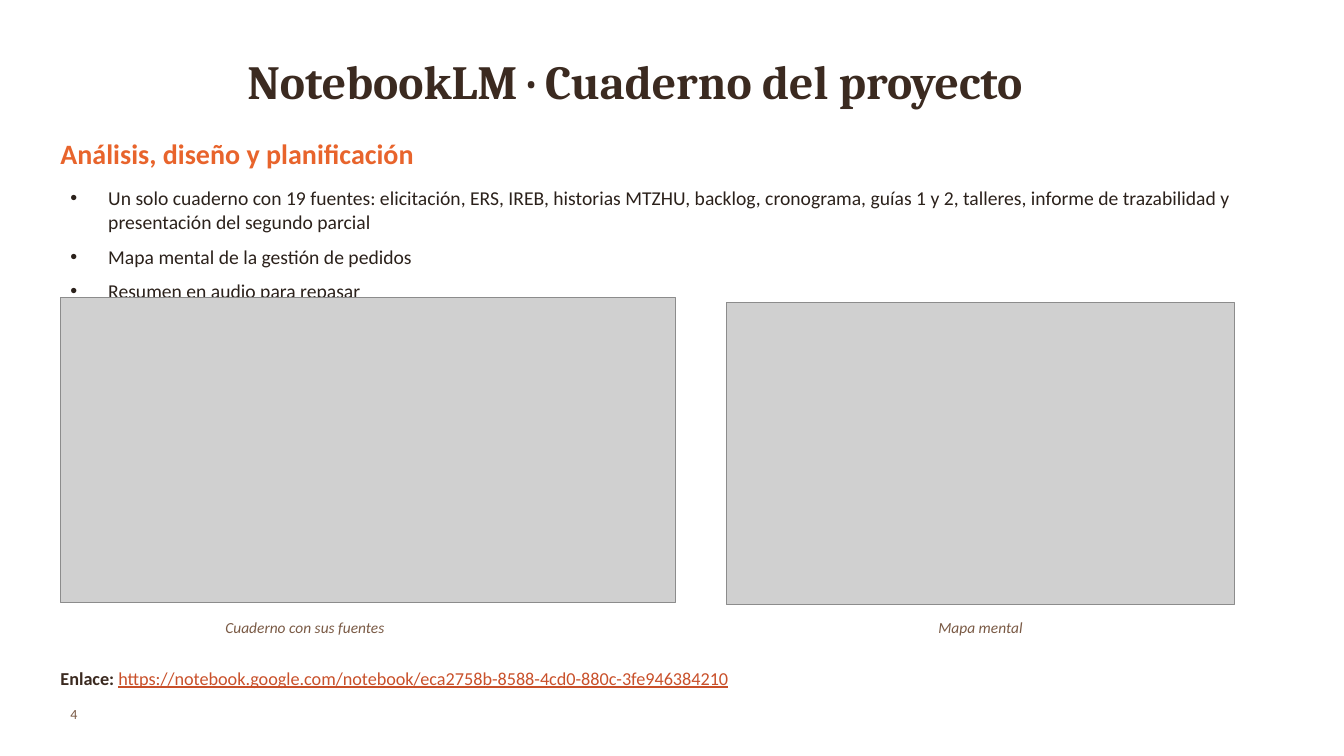
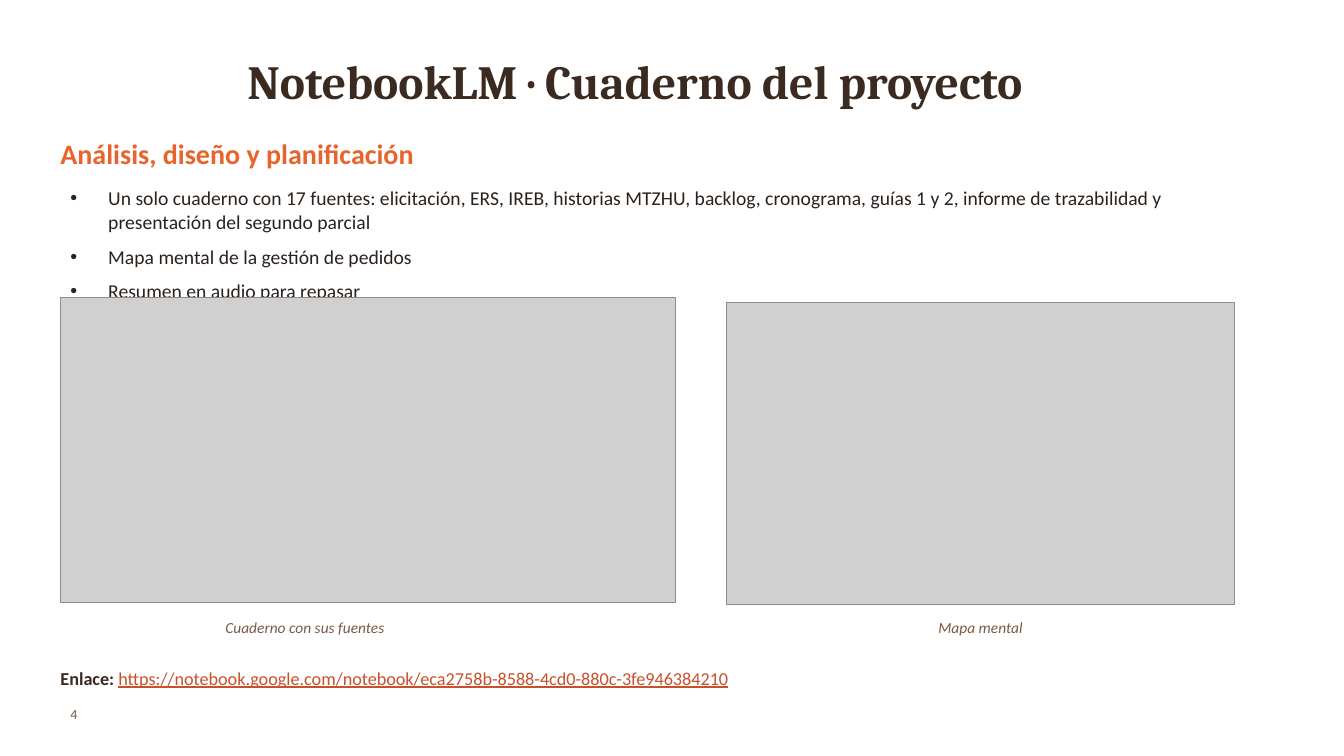
Before and after one commit to Ricardo-lainez/RicardoLainez36838_G5_ADSW, a slide deck: slide 4 of Informe final/Presentacion_PARA_Bocatto_G5.pptx. Drawn at 1344x756 pixels with LibreOffice and Linux fonts; fonts in the diff are those of the drawing; grey boxes stand for pictures; background and template pictures are left out. Boxes give left, top, right and bottom in pixels: in the first picture for what was removed or moved away, otherwise in the second. Text is boxed around its words. In the diff, an @@ line names an element or a change of style, - is before the commit and + after.

Commit message:
Cuaderno con 17 fuentes: actualizar presentaciones e informe

```diff
--- a/Informe final/Presentacion_PARA_Bocatto_G5.pptx
+++ b/Informe final/Presentacion_PARA_Bocatto_G5.pptx
@@ text at (x1=108, y1=191, x2=1161, y2=233): text changed @@
-• Un solo cuaderno con 19 fuentes: elicitación, ERS, IREB, historias MTZHU, backlog, cronograma, guías 1 y 2, talleres, informe de trazabilidad y presentación del segundo parcial
+• Un solo cuaderno con 17 fuentes: elicitación, ERS, IREB, historias MTZHU, backlog, cronograma, guías 1 y 2, informe de trazabilidad y presentación del segundo parcial
```
Also in this commit, not shown: 1 other slide changed, 4 other files.
